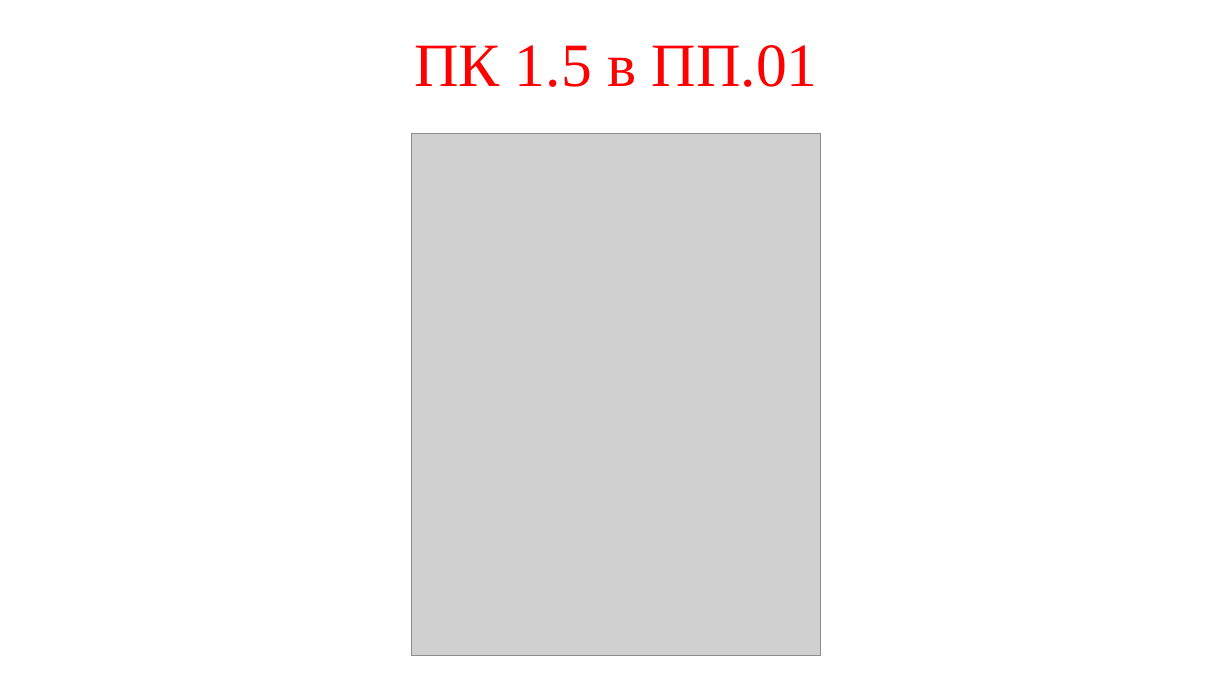
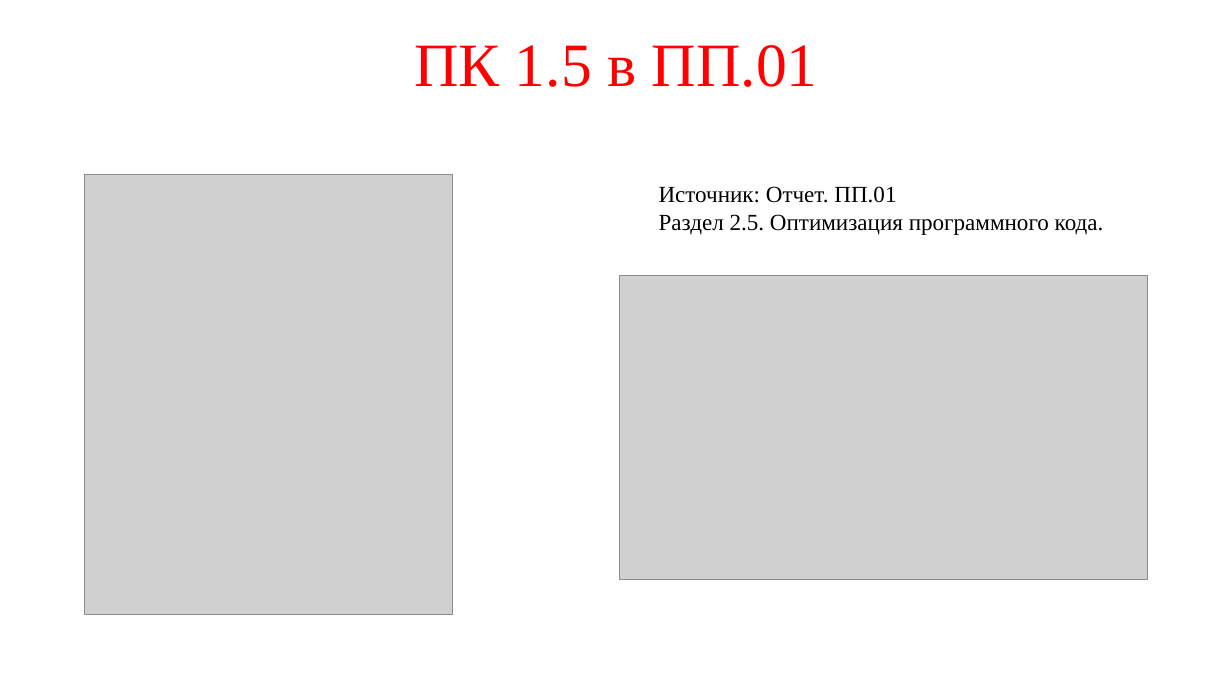
Before and after one commit to prog-kkkmt/p1-17, a slide deck: slide 12 of Модульный экзамен/ПМ.01.pptx. Drawn at 1232x693 pixels with LibreOffice and Linux fonts; fonts in the diff are those of the drawing; grey boxes stand for pictures. Boxes give left, top, right and bottom in pixels: in the first picture for what was removed or moved away, otherwise in the second. Text is boxed around its words. In the diff, an @@ line names an element or a change of style, - is before the commit and + after.

```diff
--- a/Модульный экзамен/ПМ.01.pptx
+++ b/Модульный экзамен/ПМ.01.pptx
@@ picture removed at bbox=[411, 134, 820, 655] @@
@@ picture added at bbox=[85, 175, 453, 615] @@
@@ text added at bbox=[659, 186, 1104, 235], 18 pt, text #000000 @@
+Источник: Отчет. ПП.01
+Раздел 2.5. Оптимизация программного кода.
@@ picture added at bbox=[620, 275, 1148, 579] @@
```
Also in this commit, not shown: 12 other slides changed, 1 other file.
